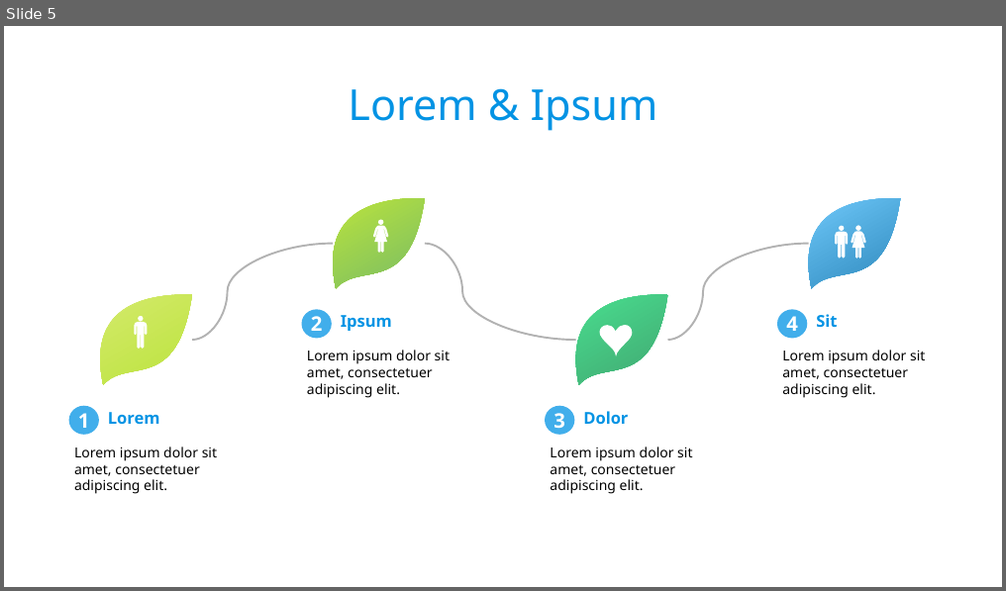
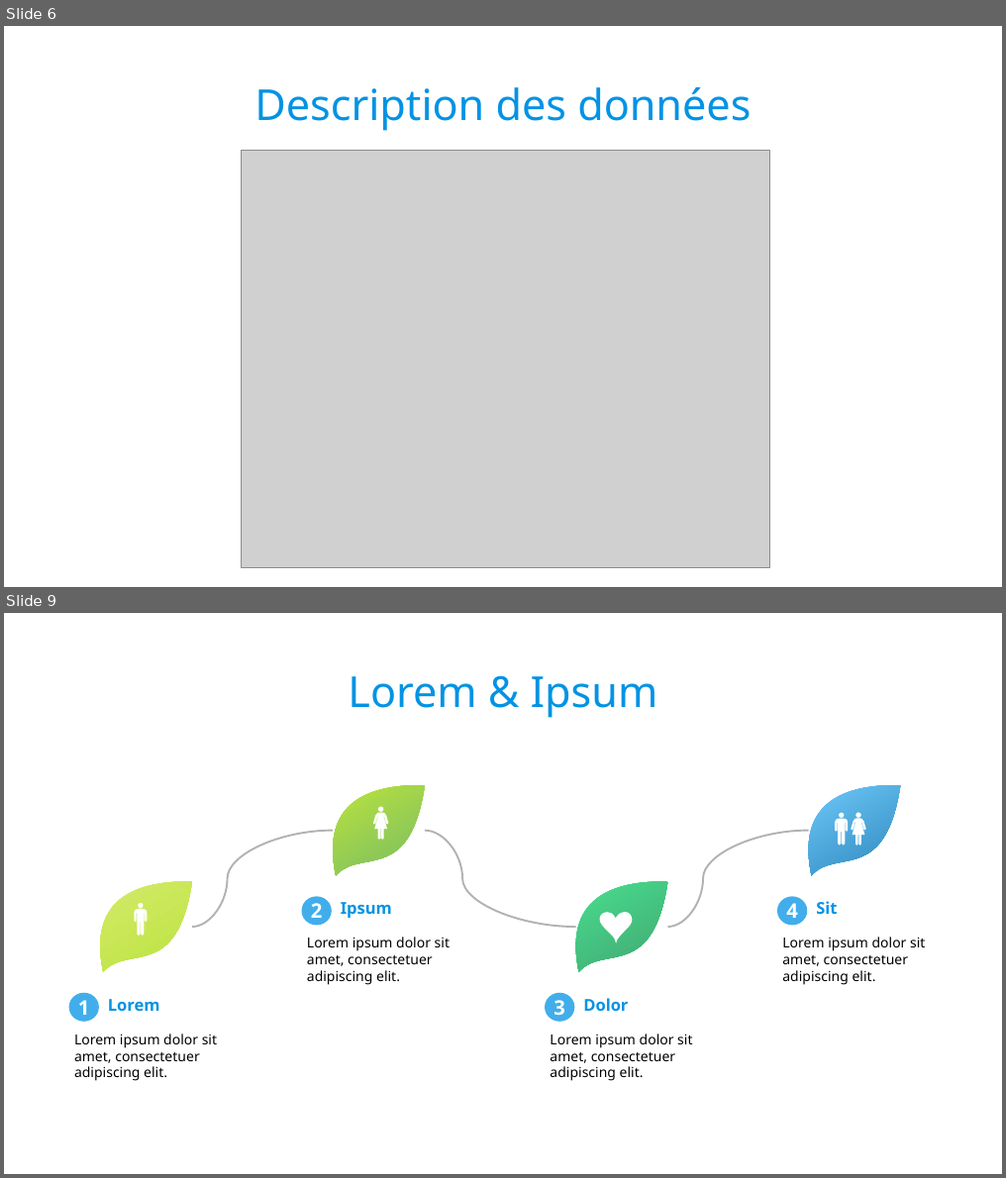
Before and after one commit to Polytech-E2I/data-processing, a slide deck: Projet3/report/report.odp. Shown one above the other, each under a label of ours: slide 5 before the commit, slides 6 and 9 after it; the slides between them are not shown. The pictures are 1006x591 and 1006x1178 pixels, drawn with LibreOffice and Linux fonts; fonts in the diff are those of the drawing; grey boxes stand for pictures; background and template pictures are left out. Boxes give left, top, right and bottom in pixels: in the first picture for what was removed or moved away, otherwise in the second. Text is boxed around its words. In the diff, an @@ line names an element or a change of style, - is before the commit and + after.

```diff
--- a/Projet3/report/report.odp
+++ b/Projet3/report/report.odp
@@ slide 6 added at (4,26,1002,587), background #FFFFFF @@
@@ text added at (254,87,750,131), 34 pt, text #0393E4 @@
+Description des données
@@ picture added at (241,151,770,569) @@
@@ what was slide 5 is now slide 9 @@
```
Also in this commit, not shown: 1 slide changed, 3 other slides added, 5 other files.
